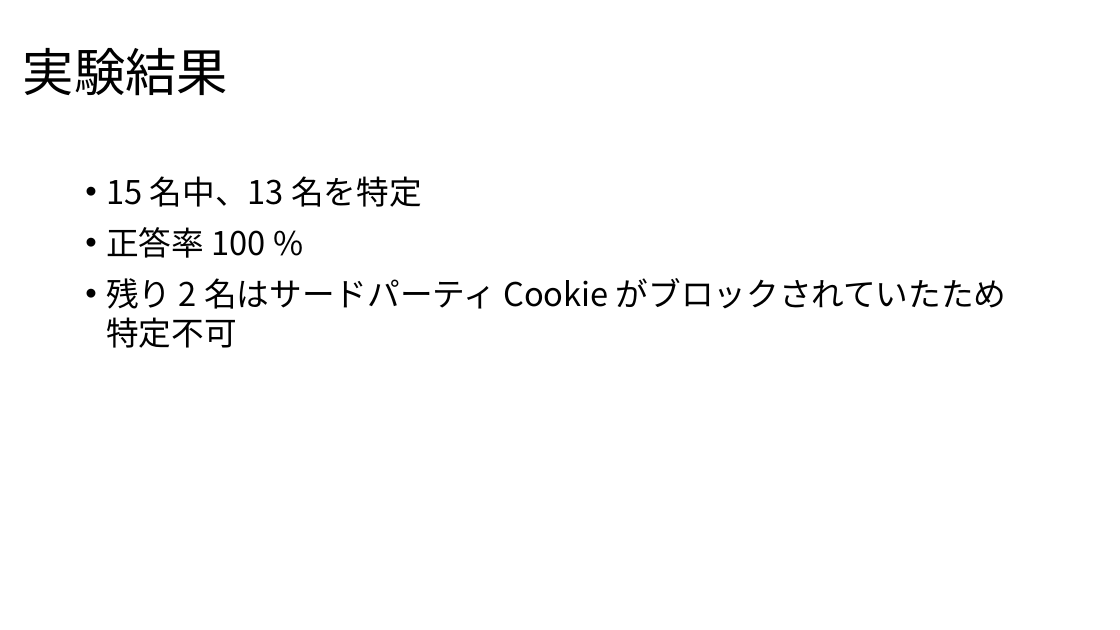
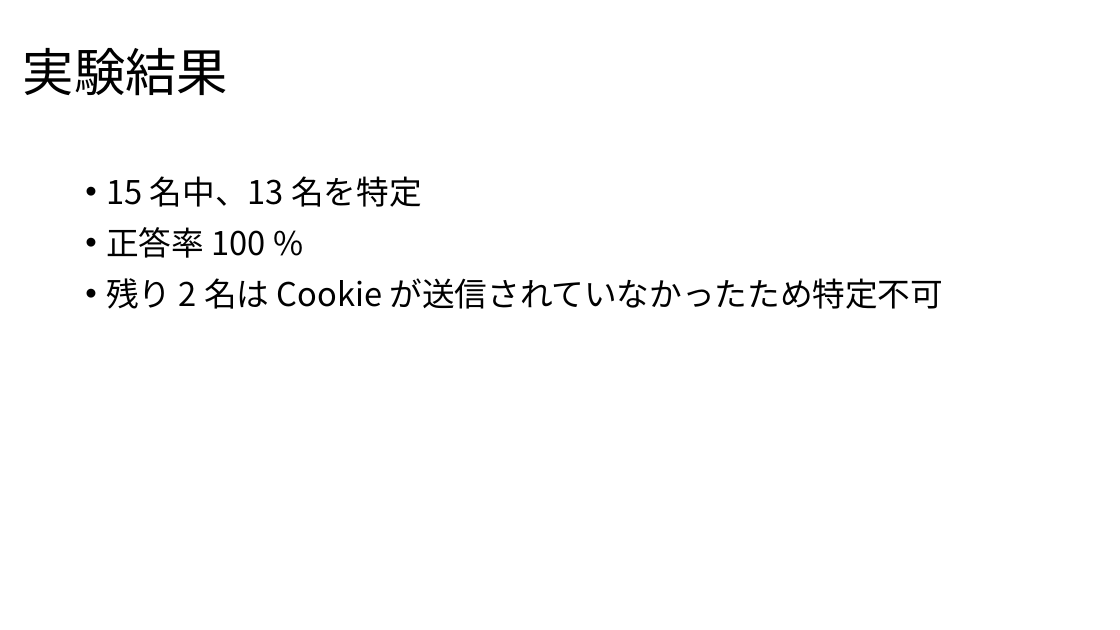
Before and after one commit to noraworld/graduation-thesis, a slide deck: slide 10 of presentation_slides.pptx. Drawn at 1120x630 pixels with LibreOffice and Linux fonts; fonts in the diff are those of the drawing. Boxes give left, top, right and bottom in pixels: in the first picture for what was removed or moved away, otherwise in the second. Text is boxed around its words. In the diff, an @@ line names an element or a change of style, - is before the commit and + after.

```diff
--- a/presentation_slides.pptx
+++ b/presentation_slides.pptx
@@ text at bbox=[106, 278, 944, 309]: text changed @@
-• 残り 2 名はサードパーティ Cookie がブロックされていたため特定不可
+• 残り 2 名は Cookie が送信されていなかったため特定不可
```
Also in this commit, not shown: 3 other slides changed, 1 slide added.
